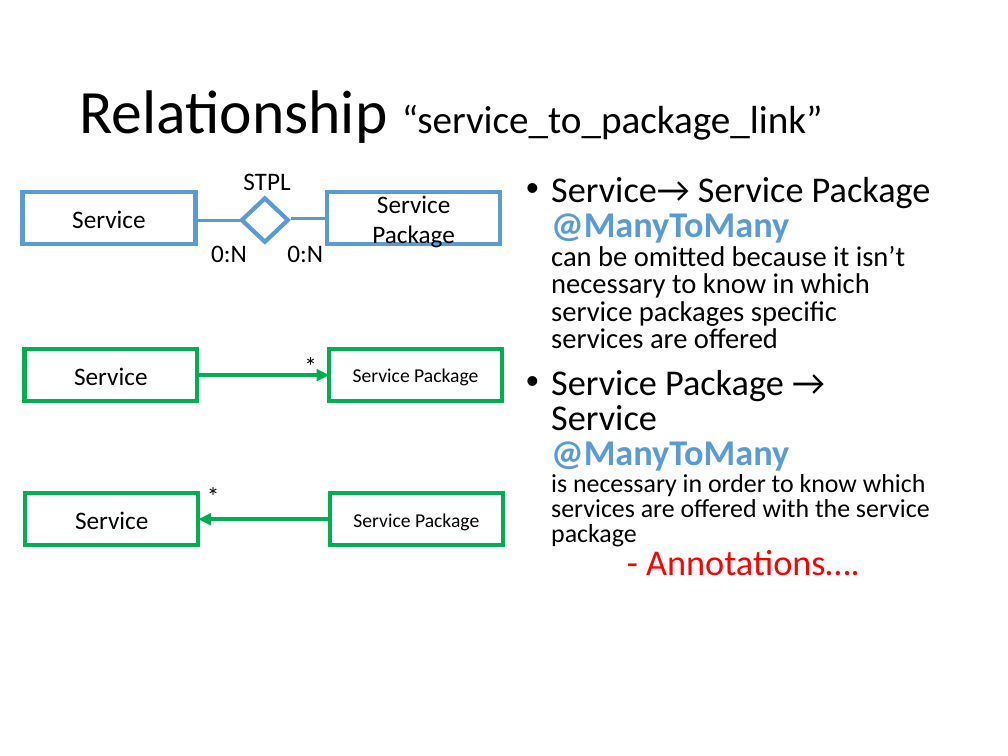
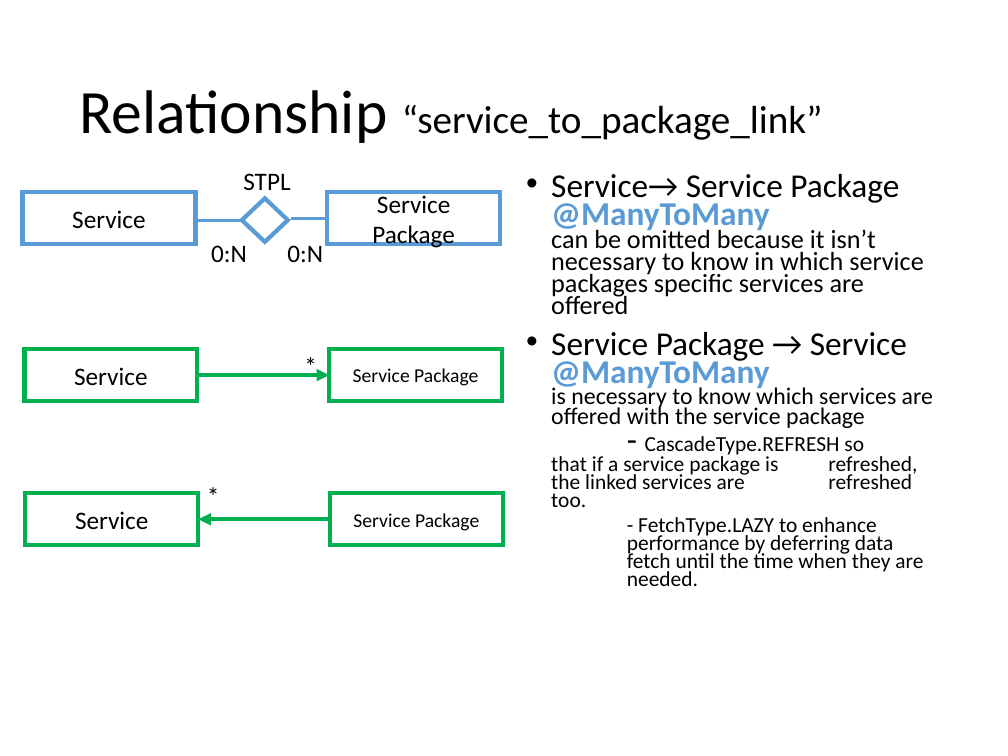
Before and after one commit to andrearestelli/db2-project, a slide deck: slide 49 of docs/documentation.pptx (slide 43 before the commit). Drawn at 1008x756 pixels with LibreOffice and Linux fonts; fonts in the diff are those of the drawing. Boxes give left, top, right and bottom in pixels: in the first picture for what was removed or moved away, otherwise in the second. Text is boxed around its words. In the diff, an @@ line names an element or a change of style, - is before the commit and + after.

```diff
--- a/docs/documentation.pptx
+++ b/docs/documentation.pptx
@@ text at bbox=[551, 174, 924, 314]: size 25.9 to 23.8 pt in "Service→ Service Package @ManyToMany"; size 20.4 to 18.7 pt in "can be omitted because it isn’t necessary ..."; line spacing 0.8 to 0.7 @@
@@ text at bbox=[551, 332, 933, 586]: text changed; size 18.5 to 15.3 pt @@
-• Service Package → Service
-  @ManyToMany
-  is necessary in order to know which services are offered with the service package
-  - Annotations….
+• Service Package → Service
+  @ManyToMany
+  is necessary to know which services are offered with the service package
+  - CascadeType.REFRESH so that if a service package is refreshed, the linked services are refreshed too.
+    - FetchType.LAZY to enhance performance by deferring data fetch until the time when they are needed.
```
Also in this commit, not shown: 6 other slides changed, 17 slides added, 2 slides removed, 2 other files.
